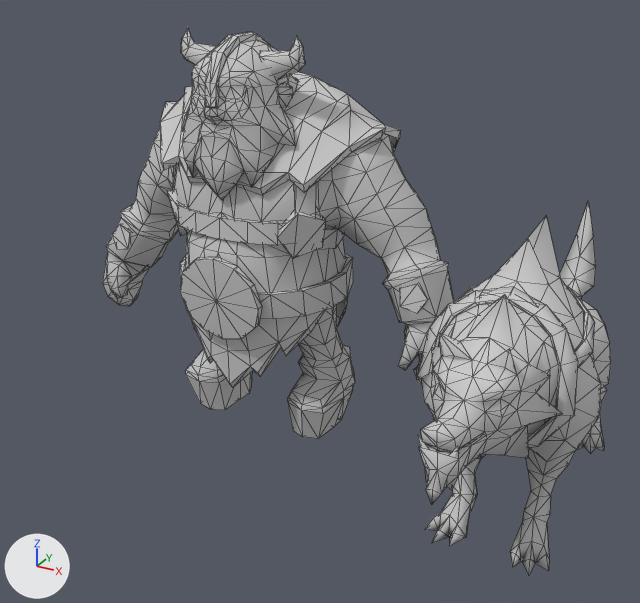
What one commit did to the FBX model CCB/res3d/soldier/ico107100_skin.FBX.
Both versions are drawn from a 50 mm camera at (16.9, -26.0, 18.6) aimed at (3.3, -1.3, 6.2). Arrows for +X, +Y and +Z are at lower left; the lights stay in place. Mesh edges are drawn as thin lines. Where no turn or scale is listed for an object, it has been applied to the vertices.
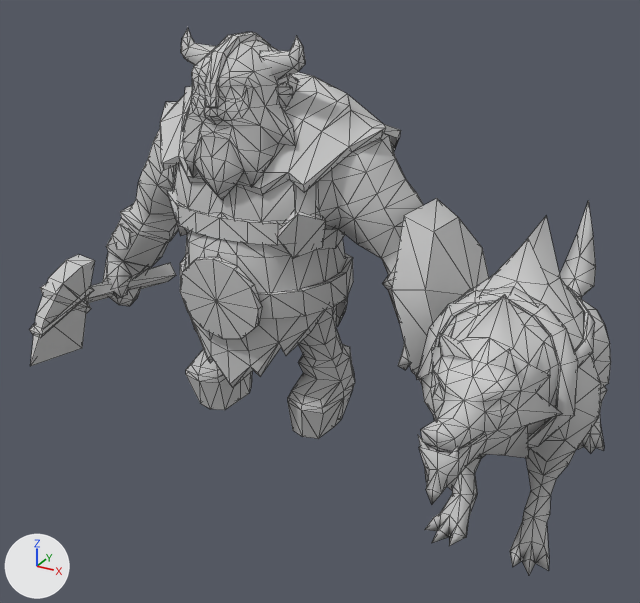
The edits, one by one:
Mesh me_mesh_002 is new.
It has 62 vertices, 94 faces and spans x -7.2..8.5, y -5.1..4.3, z 2.4..9.4.
It uses material mat_material__16 (its picture is missing).
Object 'Cylinder001' (ob_cylinder001) is new; it shows me_mesh_002.
Its location is (0.0, 0.0, 0.0).

Boxes (x1, y1, x2, y2) around the edits, measured in the pictures (640 x 603 px):
'Cylinder001', added
    after: (30, 198, 489, 377)
